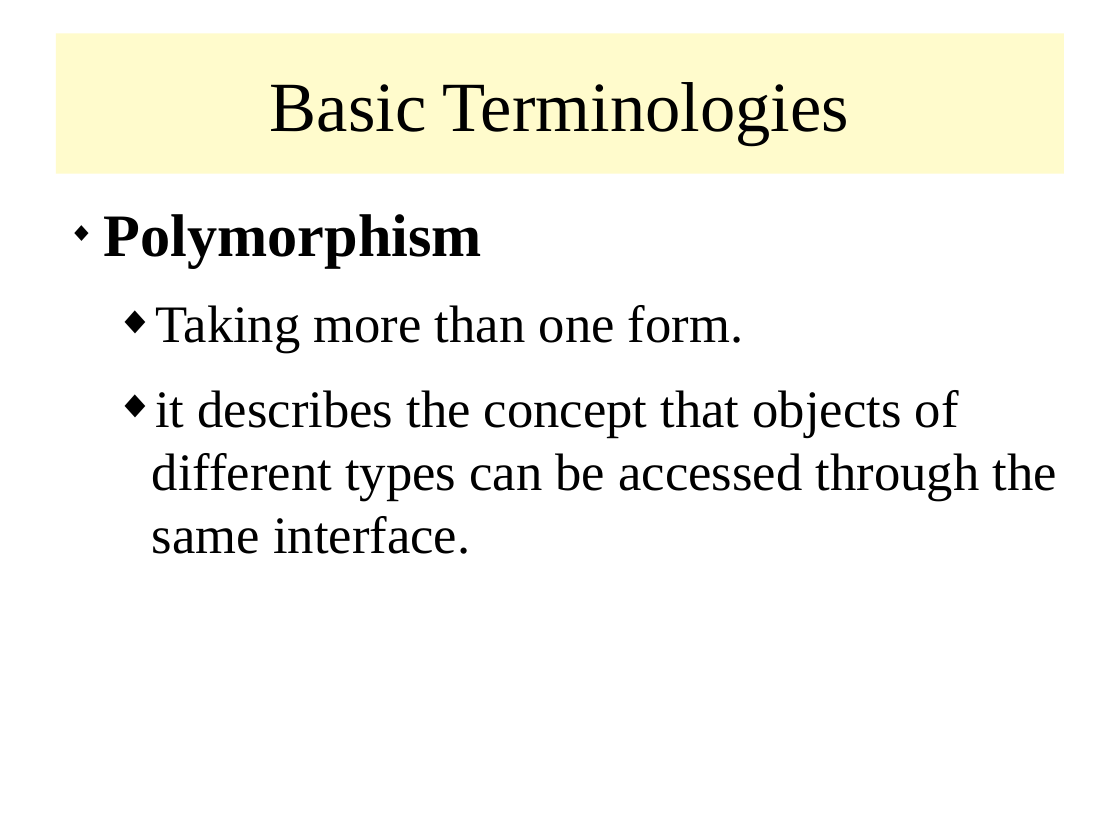
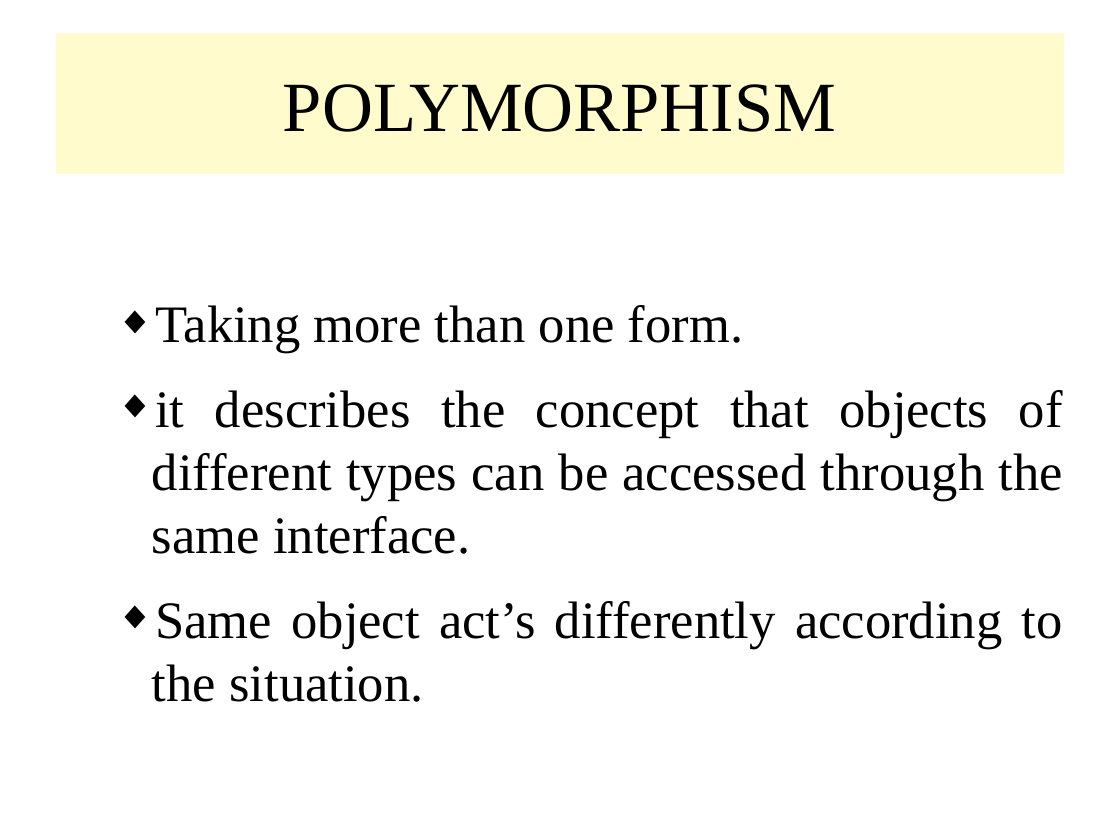
Before and after one commit to rajasekaran36/CS8392-OOPS, a slide deck: slide 17 of Slides/Unit 1/CS8392_U1_1_OOP_Intro.odp (slide 16 before the commit). Drawn at 1120x840 pixels with LibreOffice and Linux fonts; fonts in the diff are those of the drawing. Boxes give left, top, right and bottom in pixels: in the first picture for what was removed or moved away, otherwise in the second. Text is boxed around its words. In the diff, an @@ line names an element or a change of style, - is before the commit and + after.

```diff
--- a/Slides/Unit 1/CS8392_U1_1_OOP_Intro.odp
+++ b/Slides/Unit 1/CS8392_U1_1_OOP_Intro.odp
@@ title at (283, 84, 836, 132): text changed @@
-Basic Terminologies
+POLYMORPHISM
@@ text at (104, 214, 482, 268): paragraph removed @@
-◆ Polymorphism
@@ text at (152, 390, 1063, 554): alignment left to justified @@
@@ text at (152, 601, 1063, 702): paragraph added @@
+  ◆ Same object act’s differently according to the situation.
```
Also in this commit, not shown: 9 other slides changed, 2 slides added, 1 slide removed, 3 other files.
